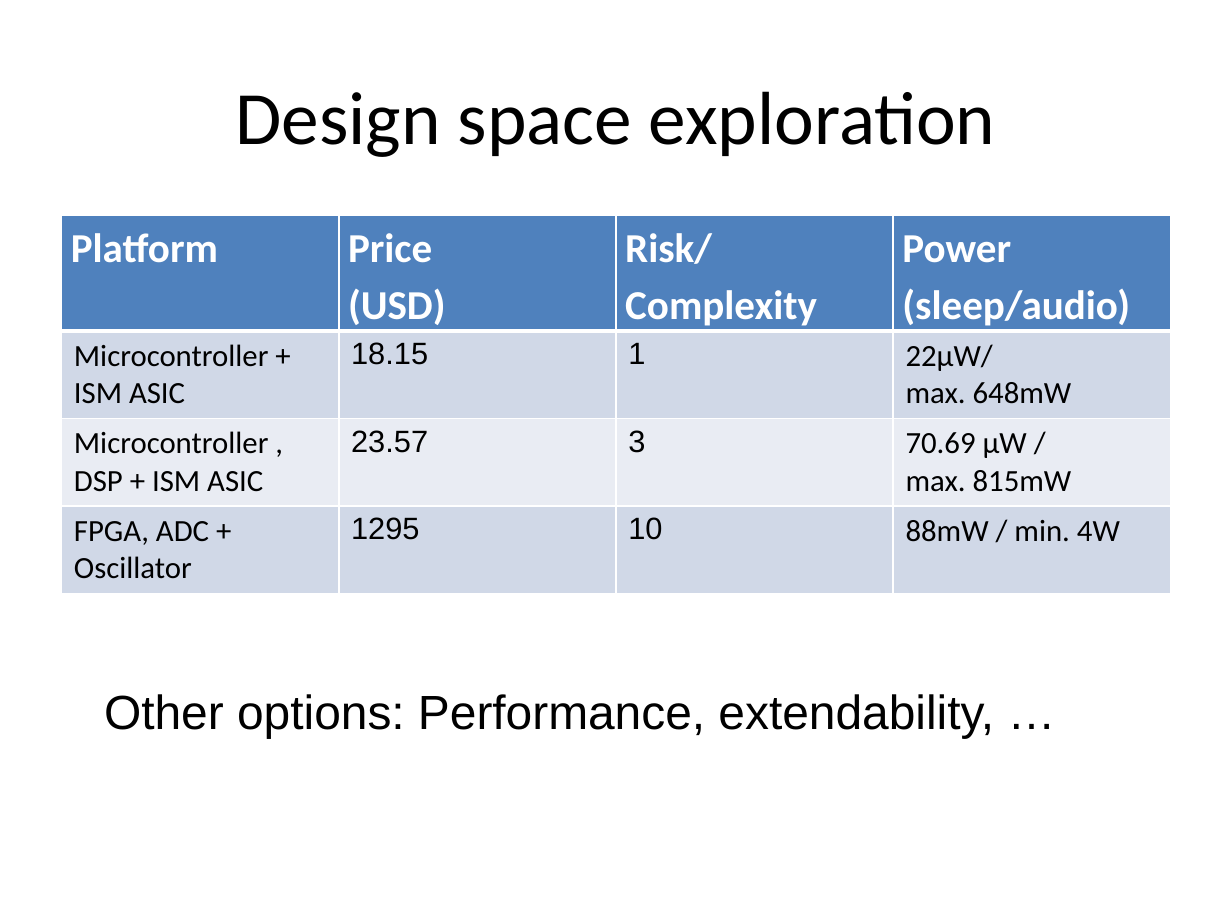
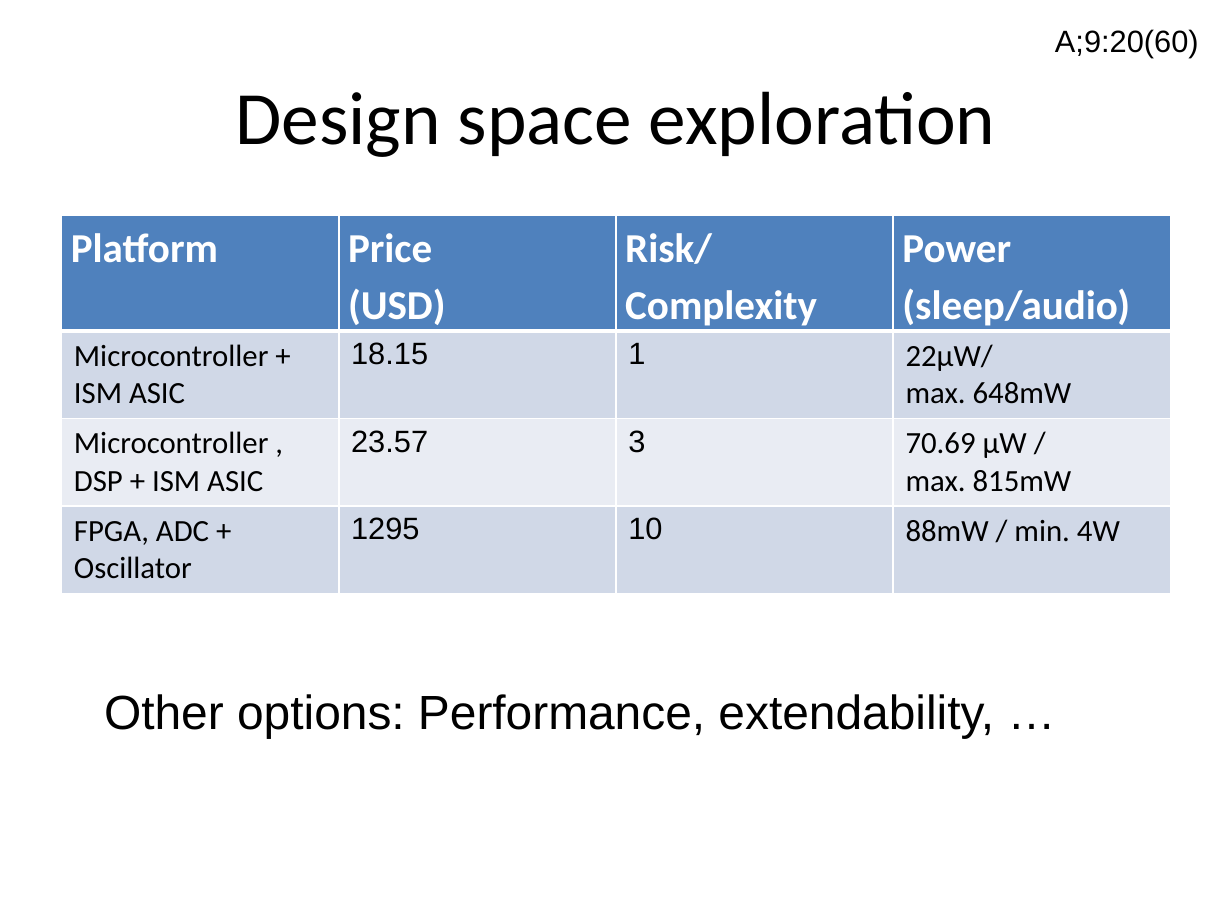
Before and after one commit to ahpoder/masterofit2009, a slide deck: slide 14 of syseng_hwco/proj/Artifact/Presentations/Presentation_exam.pptx. Drawn at 1232x924 pixels with LibreOffice and Linux fonts; fonts in the diff are those of the drawing. Boxes give left, top, right and bottom in pixels: in the first picture for what was removed or moved away, otherwise in the second. Text is boxed around its words. In the diff, an @@ line names an element or a change of style, - is before the commit and + after.

```diff
--- a/syseng_hwco/proj/Artifact/Presentations/Presentation_exam.pptx
+++ b/syseng_hwco/proj/Artifact/Presentations/Presentation_exam.pptx
@@ text added at bbox=[1055, 29, 1199, 58], 18 pt, text #000000 @@
+A;9:20(60)
```
Also in this commit, not shown: 19 other slides changed, 2 slides added, 1 slide removed, 2 other files.
